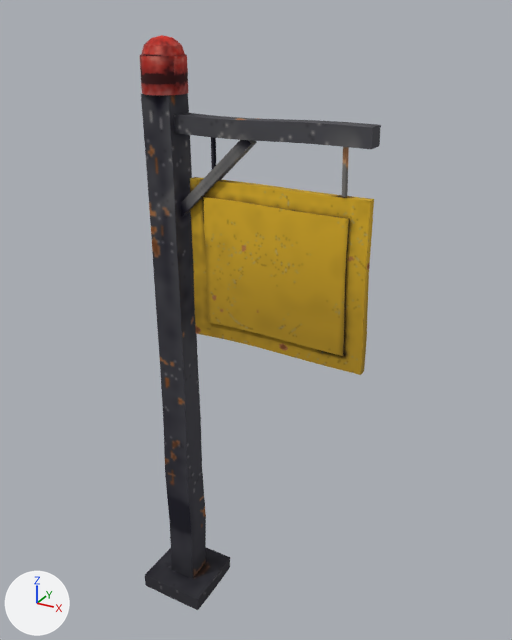
Renders of the glTF model art/models/PlotMarker/PlotMarker.glb from each side of a commit.
One viewpoint serves both versions: a 50 mm camera at (4.89, -6.79, 7.87) aimed at (1.02, 0.25, 4.34). The lights are fixed; the arrows at lower left show +X, +Y and +Z. The first picture is the older version.

The first picture shows 'Lamp', 'Post', 'Sign'.
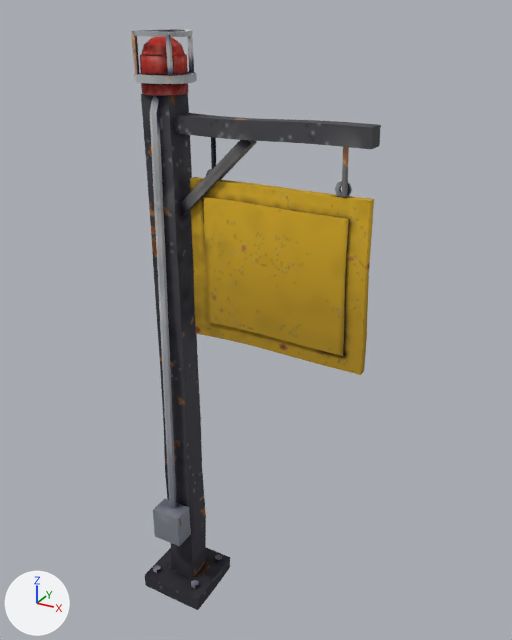
Commit message: phase 4: PlotMarker - add mechanical fittings

What differs and where, as boxes [x1, y1, x2, y2] in the pictures (512 x 640 px):
'Fittings', added: after [131, 29, 352, 588]

Patch to the scene script:
```diff
--- a/art/models/PlotMarker/PlotMarker.glb.py
+++ b/art/models/PlotMarker/PlotMarker.glb.py
@@ img_image_3 @@
+img_image_3 = load_image('Image_3', '_unpacked/Image_3', 256, 256, 'sRGB')
@@ mat_fittings @@
+mat_fittings = principled_material('Fittings')
+mat_fittings.texture = img_image_3
+mat_fittings.roughness = 1.0
@@ me_fittings @@
+me_fittings.from_pydata(...)  # 270 vertices, 500 faces; spans x -0.41..2.27, y -0.48..0.38, z 0.18..7.65
+me_fittings.materials.append(mat_fittings)  # picture img_image_3
@@ ob_fittings @@
+ob_fittings = bpy.data.objects.new('Fittings', me_fittings)
+ob_fittings.location = (0.0, 0.0, 0.0)
```
